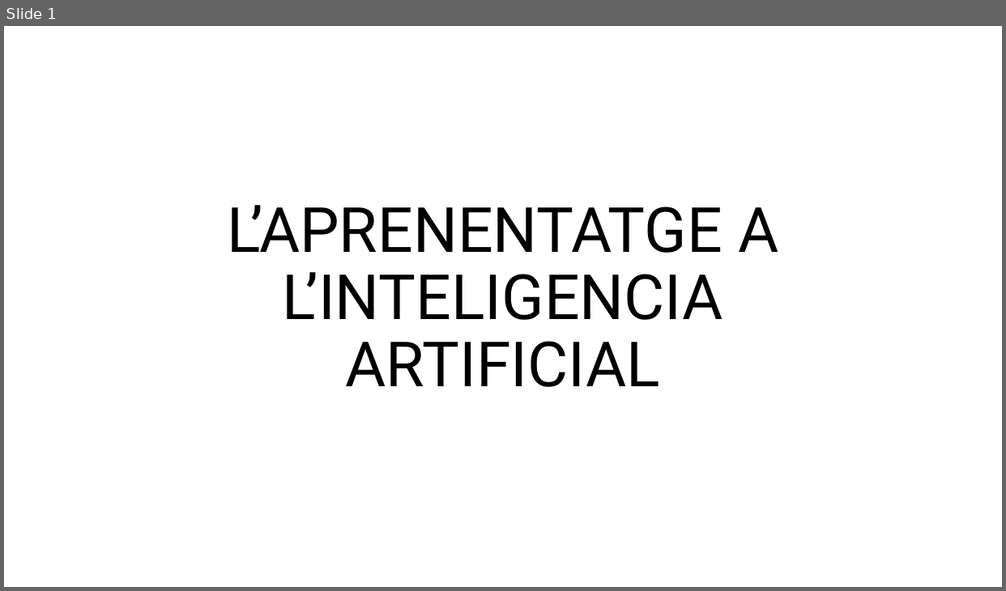
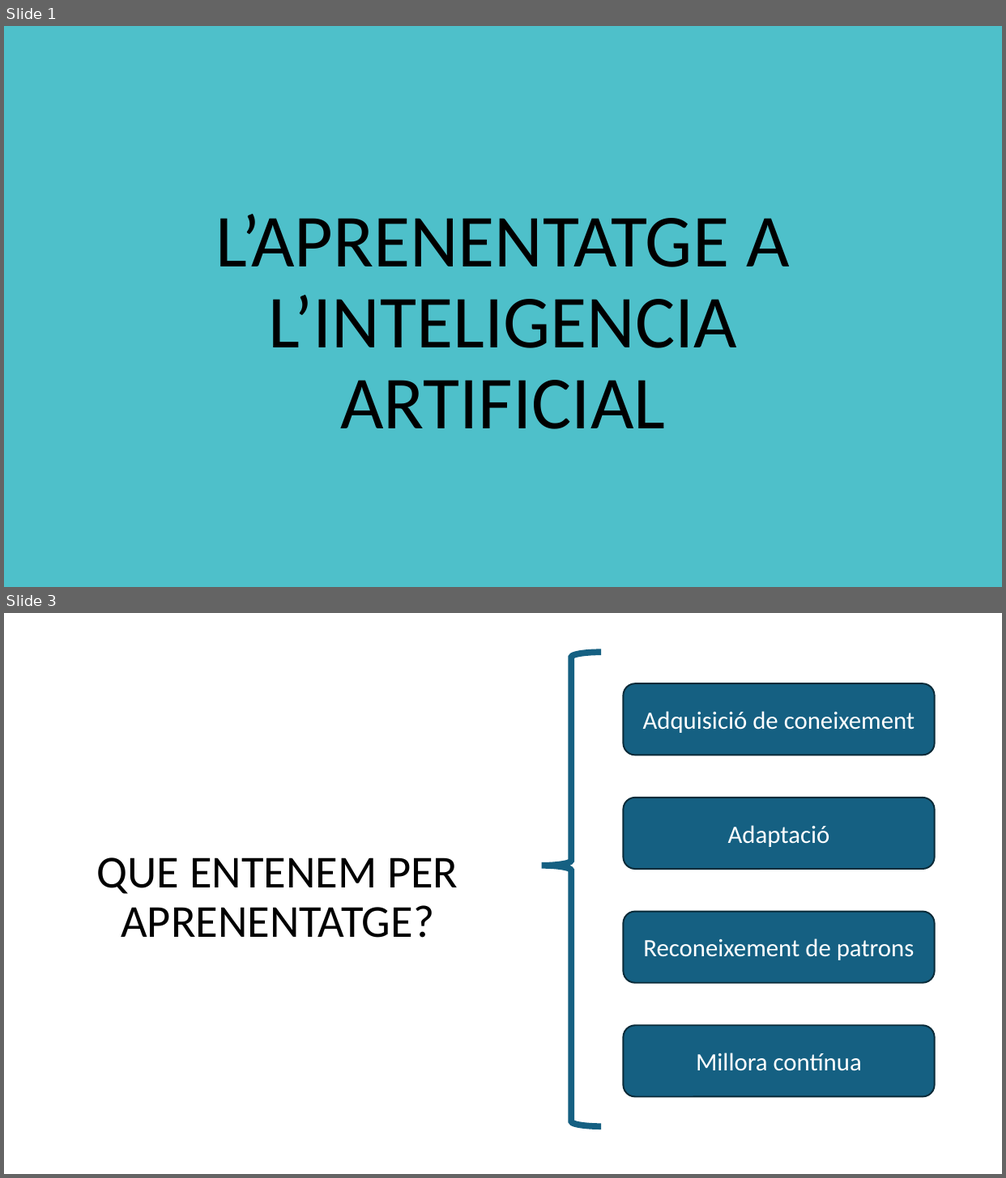
Before and after one commit to FerrerJan/Treball-de-Recerca-IA, a slide deck: TR_ESCRIT/PPT_Teo.pptx. Shown one above the other, each under a label of ours: slide 1 before the commit, slides 1 and 3 after it; the slides between them are not shown. The pictures are 1006x591 and 1006x1178 pixels, drawn with LibreOffice and Linux fonts; fonts in the diff are those of the drawing. Boxes give left, top, right and bottom in pixels: in the first picture for what was removed or moved away, otherwise in the second. Text is boxed around its words. In the diff, an @@ line names an element or a change of style, - is before the commit and + after.

```diff
--- a/TR_ESCRIT/PPT_Teo.pptx
+++ b/TR_ESCRIT/PPT_Teo.pptx
@@ slide 3 added at box(4, 613, 1002, 1174), background #FFFFFF @@
@@ left brace added at box(542, 652, 602, 1127), outline #156082 6 pt @@
@@ rounded rectangle added at box(623, 683, 935, 755), fill #156082, outline #092A39 1.5 pt, 24 pt, text #FFFFFF @@
+Adquisició de coneixement
@@ rounded rectangle added at box(623, 798, 935, 869), fill #156082, outline #092A39 1.5 pt, 24 pt, text #FFFFFF @@
+Adaptació
@@ title added at box(97, 858, 458, 938), 44 pt, text #000000 @@
+QUE ENTENEM PER APRENENTATGE?
@@ rounded rectangle added at box(623, 912, 935, 983), fill #156082, outline #092A39 1.5 pt, 24 pt, text #FFFFFF @@
+Reconeixement de patrons
@@ rounded rectangle added at box(623, 1025, 935, 1097), fill #156082, outline #092A39 1.5 pt, 24 pt, text #FFFFFF @@
+Millora contínua
@@ slide 1 changed as well @@
@@ background #FFFFFF to #4EC0CA @@
@@ title "L’APRENENTATGE A L’INTELIGENCIA ARTIFICIAL": place and size @@
-title "L’APRENENTATGE A L’INTELIGENCIA ARTIFICIAL" at box(227, 205, 778, 387)
+title "L’APRENENTATGE A L’INTELIGENCIA ARTIFICIAL" at box(216, 214, 789, 429)
@@ title "L’APRENENTATGE A L’INTELIGENCIA ARTIFICIAL" at box(216, 214, 789, 429): size 60 to 72 pt, font Roboto to Calibri @@
```
Also in this commit, not shown: 15 other slides added, 1 slide removed, 27 other files.
